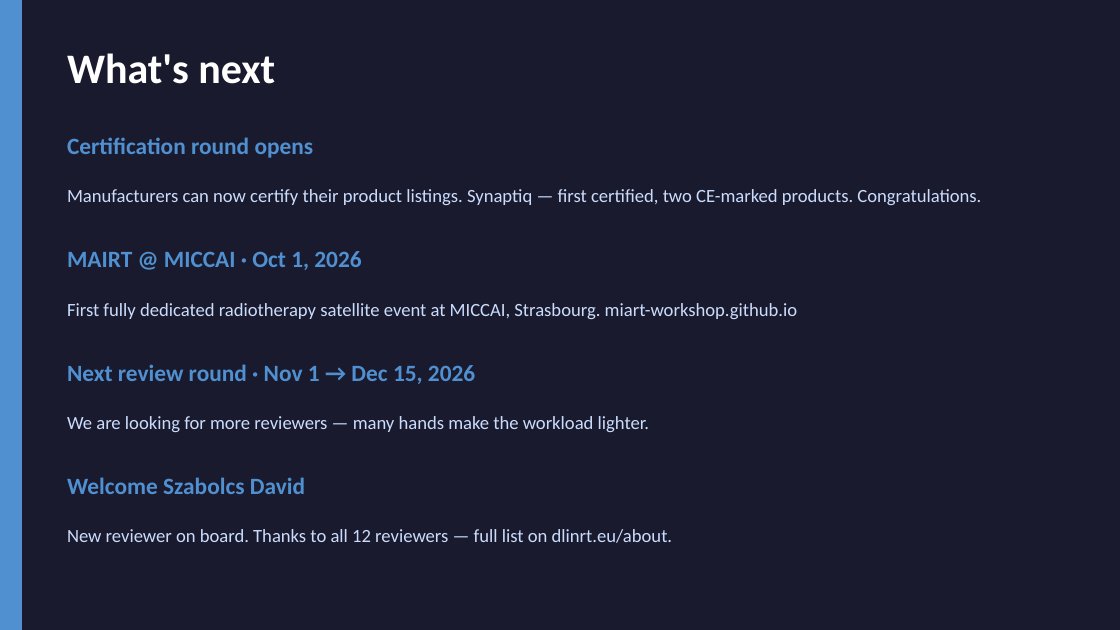
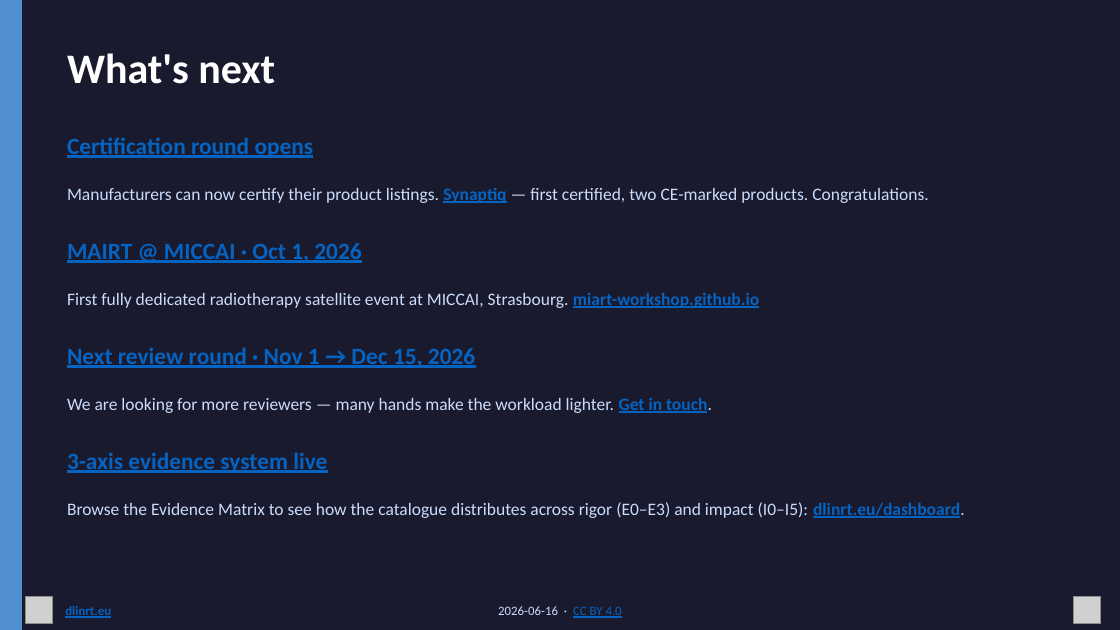
Before and after one commit to DLinRT-eu/dlinrteu-website, a slide deck: slide 6 of public/newsletters/2026-06/dlinrt-2026-06-update.pptx. Drawn at 1120x630 pixels with LibreOffice and Linux fonts; fonts in the diff are those of the drawing; grey boxes stand for pictures. Boxes give left, top, right and bottom in pixels: in the first picture for what was removed or moved away, otherwise in the second. Text is boxed around its words. In the diff, an @@ line names an element or a change of style, - is before the commit and + after.

```diff
--- a/public/newsletters/2026-06/dlinrt-2026-06-update.pptx
+++ b/public/newsletters/2026-06/dlinrt-2026-06-update.pptx
@@ text "Manufacturers can now certify their ..." at box(67, 188, 929, 203): size 16 to 15 pt; text colour #CADCFC to #0563C1, bold on, underline on in "Synaptiq" @@
@@ text "MAIRT @ MICCAI · Oct ...": place and size @@
-text "MAIRT @ MICCAI · Oct ..." at box(67, 251, 361, 270)
+text "MAIRT @ MICCAI · Oct ..." at box(67, 243, 361, 263)
@@ text "First fully dedicated radiotherapy satellite ...": place and size @@
-text "First fully dedicated radiotherapy satellite ..." at box(67, 303, 797, 319)
+text "First fully dedicated radiotherapy satellite ..." at box(67, 293, 759, 308)
@@ text "First fully dedicated radiotherapy satellite ..." at box(67, 293, 759, 308): size 16 to 15 pt; text colour #CADCFC to #0563C1, bold on, underline on in "miart-workshop.github.io" @@
@@ text colour #5090D0 to #0563C1, underline on in 3 elements at box(67, 137, 314, 158), box(67, 243, 361, 263), box(67, 347, 475, 368) @@
@@ text "Next review round · Nov ...": place and size @@
-text "Next review round · Nov ..." at box(67, 364, 475, 384)
+text "Next review round · Nov ..." at box(67, 347, 475, 368)
@@ text at box(67, 398, 712, 413): text changed; size 16 to 15 pt @@
-We are looking for more reviewers — many hands make the workload lighter.
+We are looking for more reviewers — many hands make the workload lighter. Get in touch.
@@ text at box(67, 452, 327, 473): text changed; text colour #5090D0 to #0563C1 @@
-Welcome Szabolcs David
+3-axis evidence system live
@@ text at box(67, 502, 965, 518): text changed; size 16 to 15 pt @@
-New reviewer on board. Thanks to all 12 reviewers — full list on dlinrt.eu/about.
+Browse the Evidence Matrix to see how the catalogue distributes across rigor (E0–E3) and impact (I0–I5): dlinrt.eu/dashboard.
@@ picture added at box(25, 597, 52, 623) @@
@@ picture added at box(1074, 597, 1101, 623) @@
@@ text added at box(65, 606, 111, 618), 11 pt, text #0563C1, bold, underline @@
+dlinrt.eu
@@ text added at box(498, 606, 622, 618), 11 pt, text #CADCFC @@
+2026-06-16 · CC BY 4.0
```
Also in this commit, not shown: 5 other slides changed, 7 other files.
